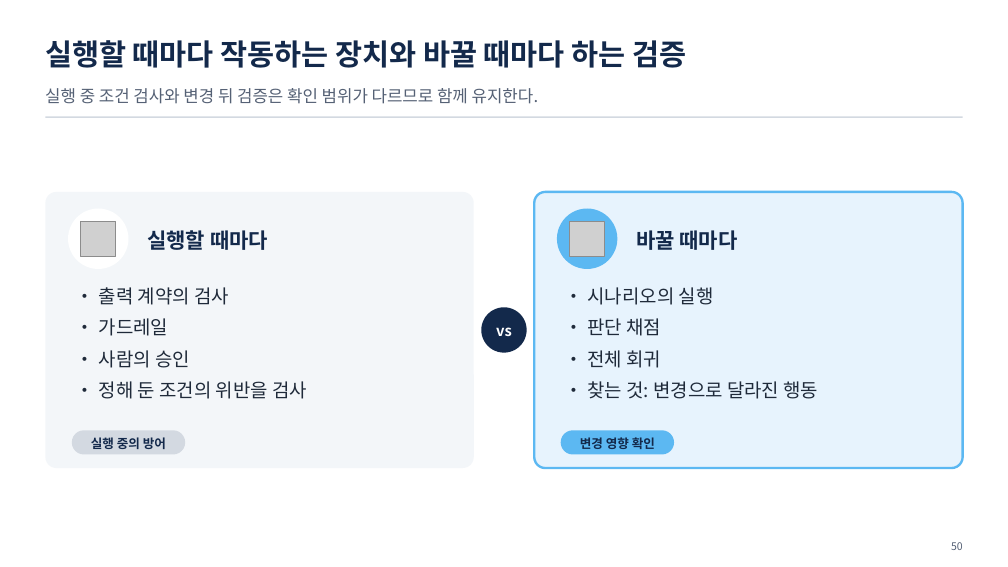
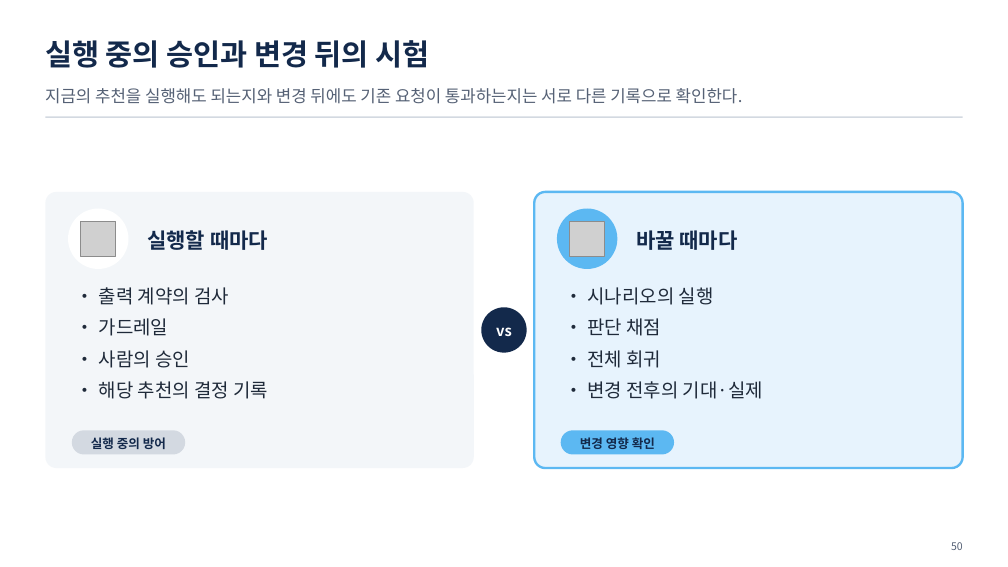
Before and after one commit to uengine-oss/hyd-iot-edu, a slide deck: slide 50 of workspace/강의제작/산출물/통합반/이론/08회차/통합반_08일차.pptx. Drawn at 1008x567 pixels with LibreOffice and Linux fonts; fonts in the diff are those of the drawing; grey boxes stand for pictures. Boxes give left, top, right and bottom in pixels: in the first picture for what was removed or moved away, otherwise in the second. Text is boxed around its words. In the diff, an @@ line names an element or a change of style, - is before the commit and + after.

Commit message:
통합반 8회차 06편 41~50장 화면과 대본을 공식 렌더·무료 낭독 검토 중 판으로 보존

```diff
--- a/workspace/강의제작/산출물/통합반/이론/08회차/통합반_08일차.pptx
+++ b/workspace/강의제작/산출물/통합반/이론/08회차/통합반_08일차.pptx
@@ text at (45, 40, 430, 68): text changed @@
-실행할 때마다 작동하는 장치와 바꿀 때마다 하는 검증
+실행 중의 승인과 변경 뒤의 시험
@@ text at (45, 88, 743, 104): text changed @@
-실행 중 조건 검사와 변경 뒤 검증은 확인 범위가 다르므로 함께 유지한다.
+지금의 추천을 실행해도 되는지와 변경 뒤에도 기존 요청이 통과하는지는 서로 다른 기록으로 확인한다.
@@ text at (99, 381, 268, 399): text changed @@
-• 정해 둔 조건의 위반을 검사
+• 해당 추천의 결정 기록
@@ text at (587, 381, 763, 399): text changed @@
-• 찾는 것: 변경으로 달라진 행동
+• 변경 전후의 기대·실제
```
Also in this commit, not shown: 9 other slides changed, 6 other files.
